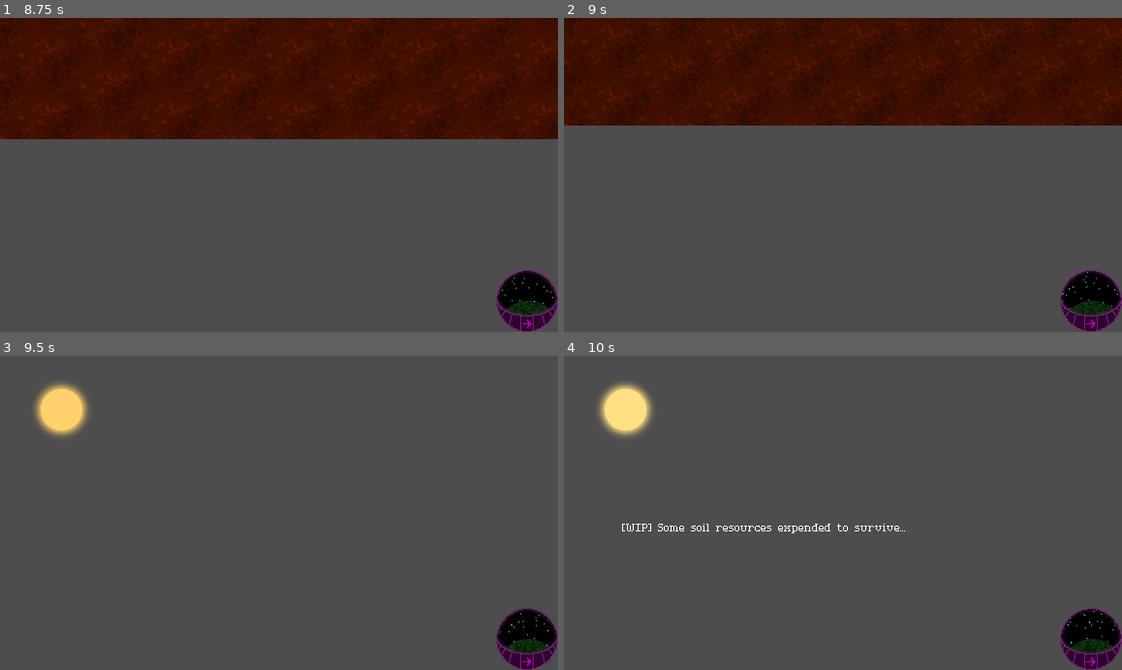
Above: before the commit, frames 1-4 (two rows, left to right).
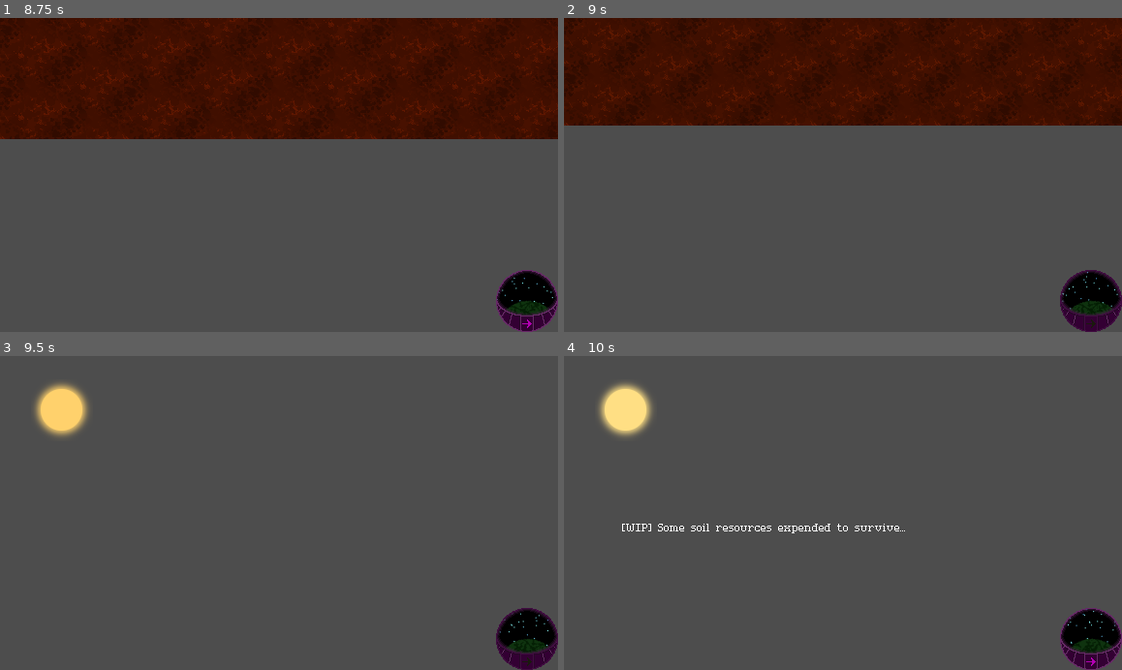
Above: after the commit, the same moments.

Repository: dragonryan06/trellis
Game: Godot game, scene res://test_world.tscn
Same seed, same stepped clock (60 frames per second), same inputs: the game is played once before the commit and once after it.
Inputs (mouse positions are in pixels of both pictures, inside the frame that each line leads up to):
- Up to frame 1 (8.75 s): click (524, 300) at 0.5 s; click (524, 300) at 1.25 s; click (524, 300) at 2 s; move the mouse to (401, 159) at 2.77 s; hold Down (camera_pan_down) 2.78-3.5 s; click (401, 159) at 2.92 s; drag from (167, 190) to (251, 237) at 3.52 s; move the mouse to (334, 105) at 4.27 s; hold Right (camera_pan_right) 4.28-5 s; click (334, 105) at 4.42 s; drag from (251, 237) to (111, 127) at 5.02 s; move the mouse to (446, 222) at 5.77 s; hold Down (camera_pan_down) 5.78-6.5 s; click (446, 222) at 5.92 s; drag from (111, 127) to (195, 96) at 6.52 s; move the mouse to (306, 175) at 7.27 s; hold Right (camera_pan_right) 7.28-8 s; click (306, 175) at 7.42 s; drag from (195, 96) to (167, 190) at 8.02 s
- Up to frame 2 (9 s): tap Enter at 8.75 s; move the mouse to (965, 159) at 8.77 s; hold Down (camera_pan_down) from 8.78 s (still down); click (965, 159) at 8.92 s
- Up to frame 3 (9.5 s): keep holding Down (camera_pan_down)
- Up to frame 4 (10 s): release Down (camera_pan_down) at 9.5 s; drag from (731, 528) to (815, 575) at 9.52 s

Frame 1 is identical in both runs. In frame 2, 0.2% of the frame differs, in the area x 88-100%, y 80-100%; in frame 3, 0.2%; in frame 4, nothing differs.

Commit message:
Make next turn button animated if Enter is pressed

Diff:
--- a/hud/next_turn_button.gd
+++ b/hud/next_turn_button.gd
@@ -33,3 +33,10 @@
 	if (!_pressed_played_once):
 		await $AnimatedSprite2D.animation_looped
 	$AnimatedSprite2D.play(&"hover")
+
+func _on_pressed() -> void:
+	# Still blink if key shortcut was used instead:
+	if (!is_hovered()):
+		$AnimatedSprite2D.play(&"pressed")
+		await $AnimatedSprite2D.animation_looped
+		$AnimatedSprite2D.play(&"default")
--- a/hud/next_turn_button.tscn
+++ b/hud/next_turn_button.tscn
@@ -214,3 +214,4 @@
 [connection signal="button_up" from="." to="." method="_on_button_up"]
 [connection signal="mouse_entered" from="." to="." method="_on_mouse_entered"]
 [connection signal="mouse_exited" from="." to="." method="_on_mouse_exited"]
+[connection signal="pressed" from="." to="." method="_on_pressed"]
